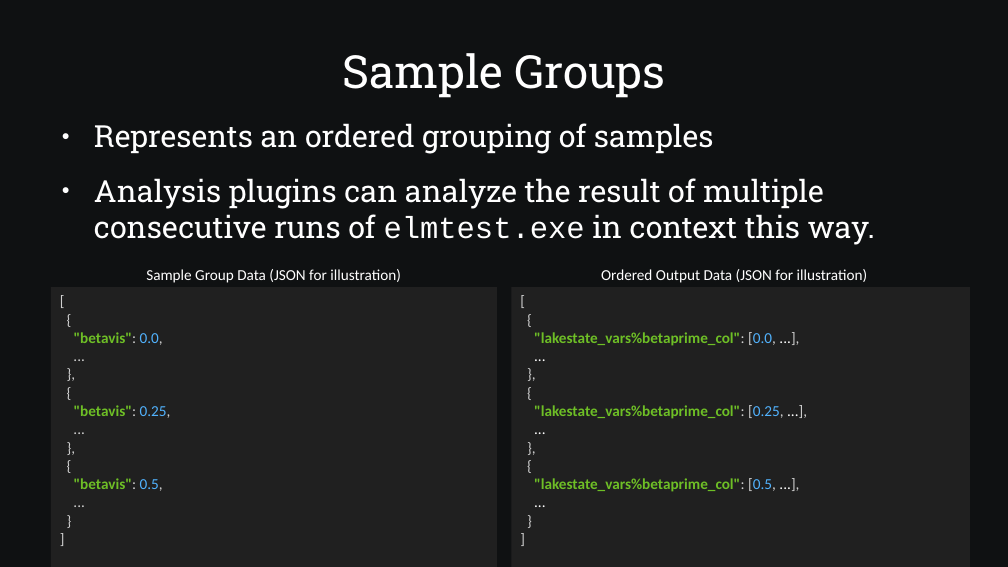
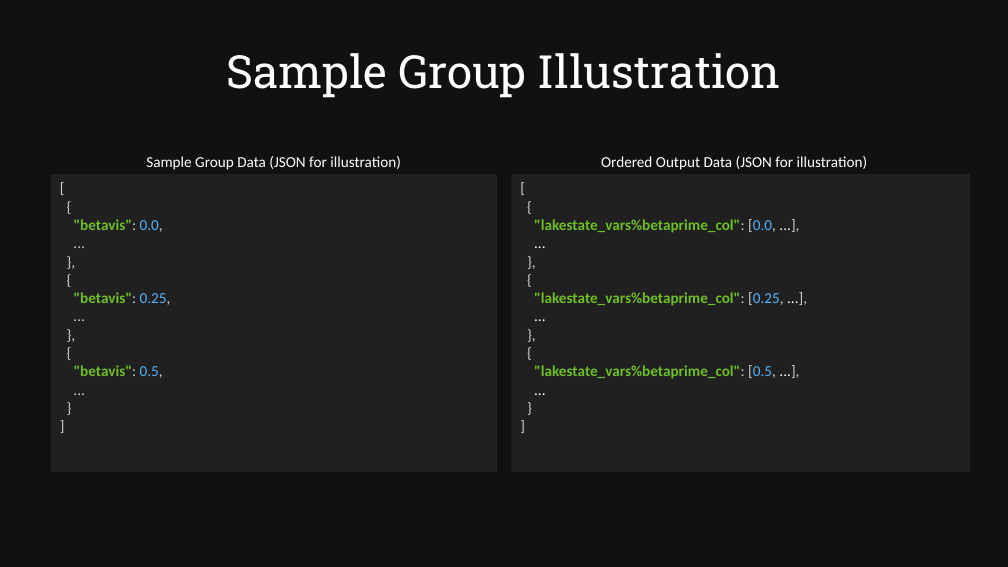
Before and after one commit to SamAllen06/lake_temp_work, a slide deck: slide 12 of documentation/for_collaborators/TestingSoftwareOverview.odp (slide 10 before the commit). Drawn at 1008x567 pixels with LibreOffice and Linux fonts; fonts in the diff are those of the drawing. Boxes give left, top, right and bottom in pixels: in the first picture for what was removed or moved away, otherwise in the second. Text is boxed around its words. In the diff, an @@ line names an element or a change of style, - is before the commit and + after.

Commit message:
Added aSamples Groups and Constants info
Explained why sample groups are ordered, why we'd want multiple sample groups, and how many constants we change.

```diff
--- a/documentation/for_collaborators/TestingSoftwareOverview.odp
+++ b/documentation/for_collaborators/TestingSoftwareOverview.odp
@@ title at bbox=[226, 53, 781, 98]: text changed @@
-Sample Groups
+Sample Group Illustration
@@ text "Sample Group Data (JSON for ...": place and size @@
-text "Sample Group Data (JSON for ..." at bbox=[146, 269, 401, 283]
+text "Sample Group Data (JSON for ..." at bbox=[146, 156, 401, 170]
@@ text removed at bbox=[94, 123, 875, 245] @@
-● Represents an ordered grouping of samples
-● Analysis plugins can analyze the result of multiple consecutive runs of elmtest.exe in context this way.
@@ text "Ordered Output Data (JSON for ...": place and size @@
-text "Ordered Output Data (JSON for ..." at bbox=[601, 269, 868, 283]
+text "Ordered Output Data (JSON for ..." at bbox=[601, 156, 868, 170]
@@ rectangle "[": place and size @@
-rectangle "[" at bbox=[51, 287, 498, 567]
+rectangle "[" at bbox=[51, 175, 498, 473]
@@ rectangle "[": place and size @@
-rectangle "[" at bbox=[511, 287, 970, 567]
+rectangle "[" at bbox=[511, 175, 970, 473]
```
Also in this commit, not shown: 2 other slides changed, 2 slides added, 2 other files.
